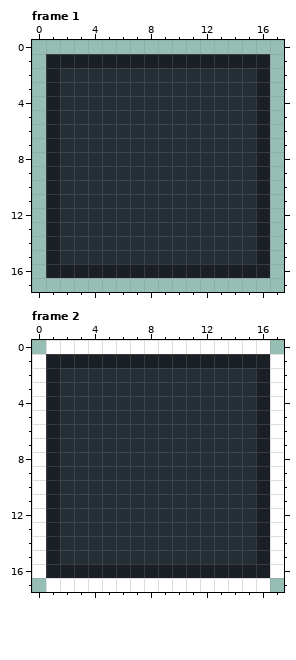
File history of a pixel-art file, Assets/Art/UI/SmallPanel.aseprite. This is how it looked before the edit.
18x18 pixels, 2 frames. Shown: frame 1, frame 2.
After the commit:
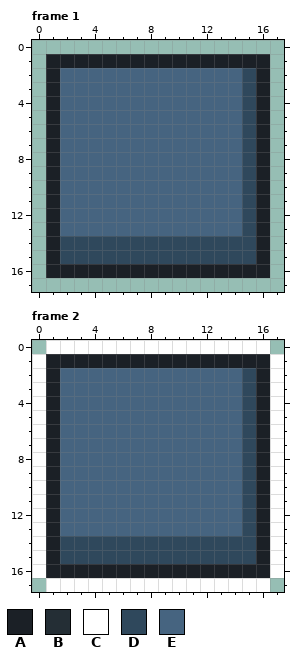
Palette (. is transparent): A #1b2026  B #242e35  C #ffffff  D #2f485c  E #466480
Edits made:
Changed rows in their new state; - is an unchanged pixel.
Frame 1:
first column x 2:
 2 EEEEEEEEEEEEED
 3 EEEEEEEEEEEEED
 4 EEEEEEEEEEEEED
 5 EEEEEEEEEEEEED
 6 EEEEEEEEEEEEED
 7 EEEEEEEEEEEEED
 8 EEEEEEEEEEEEED
 9 EEEEEEEEEEEEED
10 EEEEEEEEEEEEED
11 EEEEEEEEEEEEED
12 EEEEEEEEEEEEED
13 EEEEEEEEEEEEED
14 DDDDDDDDDDDDDD
15 DDDDDDDDDDDDDD
Frame 2: the same change as frame 1
